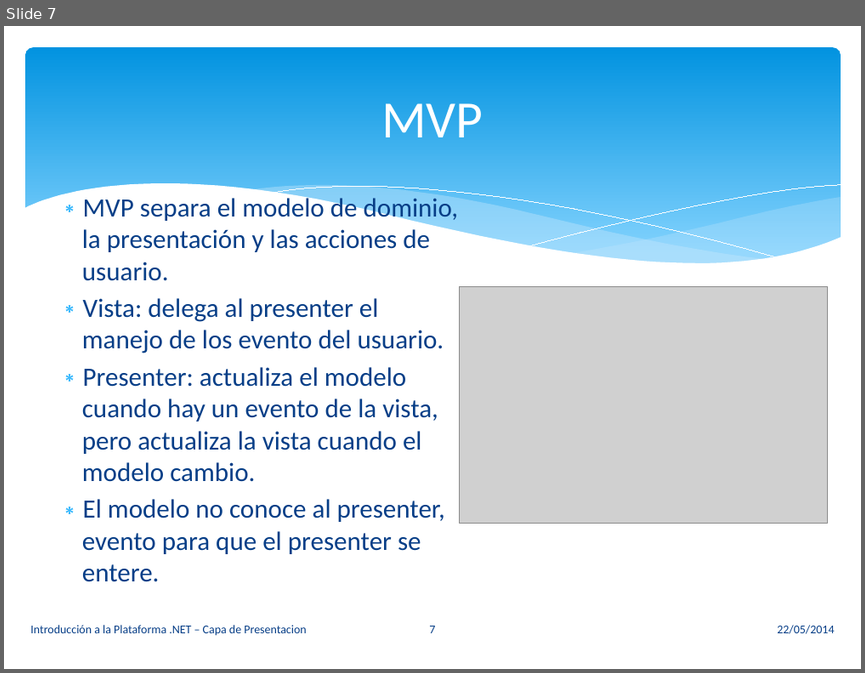
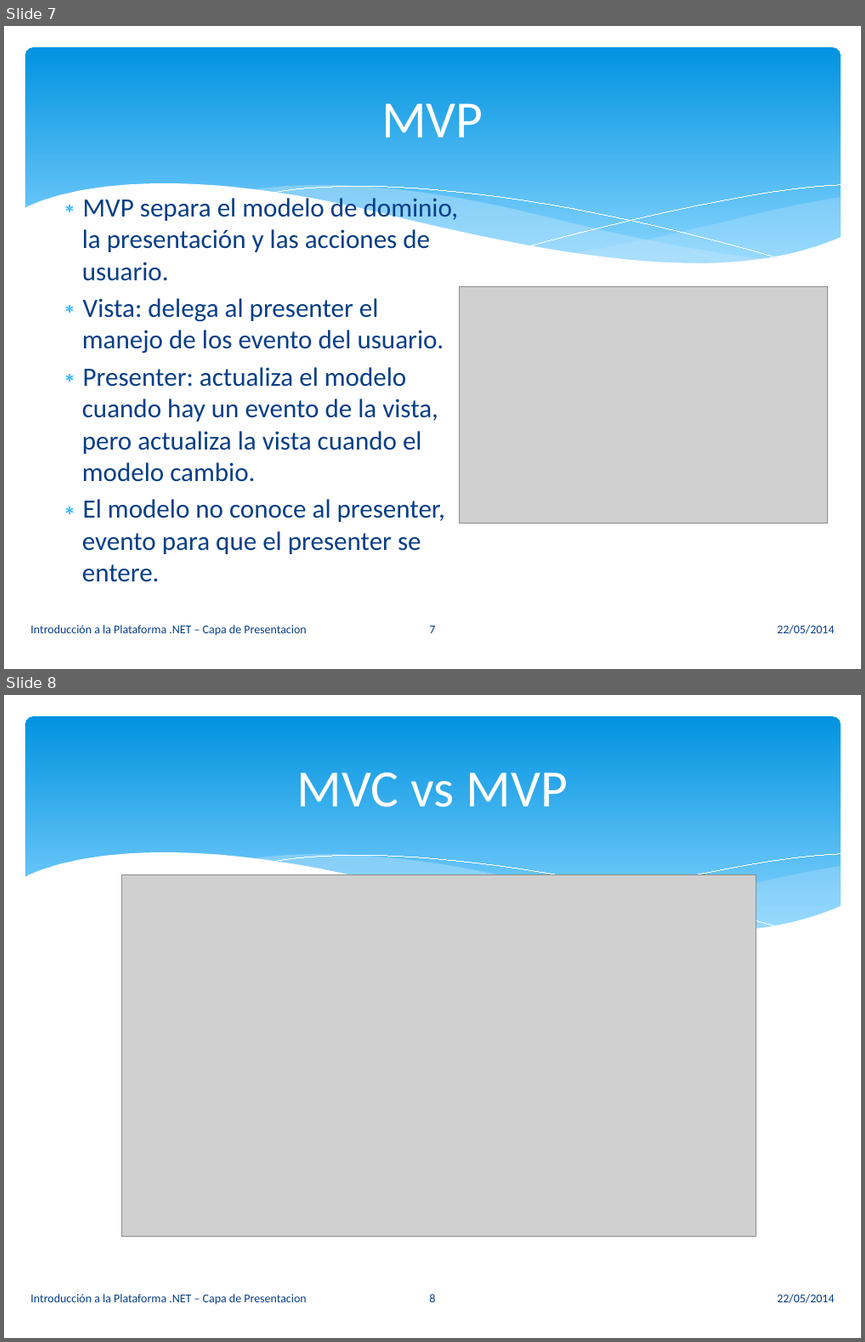
Before and after one commit to vvalotto/UADER-La-Plataforma-de-Desarrollo-.NET, a slide deck: Presentaciones/05. Capa de Presentación.pptx. Shown one above the other, each under a label of ours: slide 7 before the commit, slides 7 and 8 after it. The pictures are 865x673 and 865x1342 pixels, drawn with LibreOffice and Linux fonts; fonts in the diff are those of the drawing; grey boxes stand for pictures. Boxes give left, top, right and bottom in pixels: in the first picture for what was removed or moved away, otherwise in the second. Text is boxed around its words. In the diff, an @@ line names an element or a change of style, - is before the commit and + after.

Commit message:
Arreglo presentancion

```diff
--- a/Presentaciones/05. Capa de Presentación.pptx
+++ b/Presentaciones/05. Capa de Presentación.pptx
@@ slide 8 added at [4,695,861,1338], background #FFFFFF; not listed: 6 template elements that a slide beside it also shows @@
@@ title added at [296,772,568,807], 44 pt, text #FFFFFF @@
+MVC vs MVP
@@ picture added at [122,875,756,1236] @@
@@ text added at [30,1293,306,1304], 10 pt, text #073E87 @@
+Introducción a la Plataforma .NET – Capa de Presentacion
@@ page number added at [429,1293,435,1302], 10 pt, text #073E87 @@
+8
@@ text added at [777,1293,834,1303], 10 pt, text #073E87 @@
+22/05/2014
```
